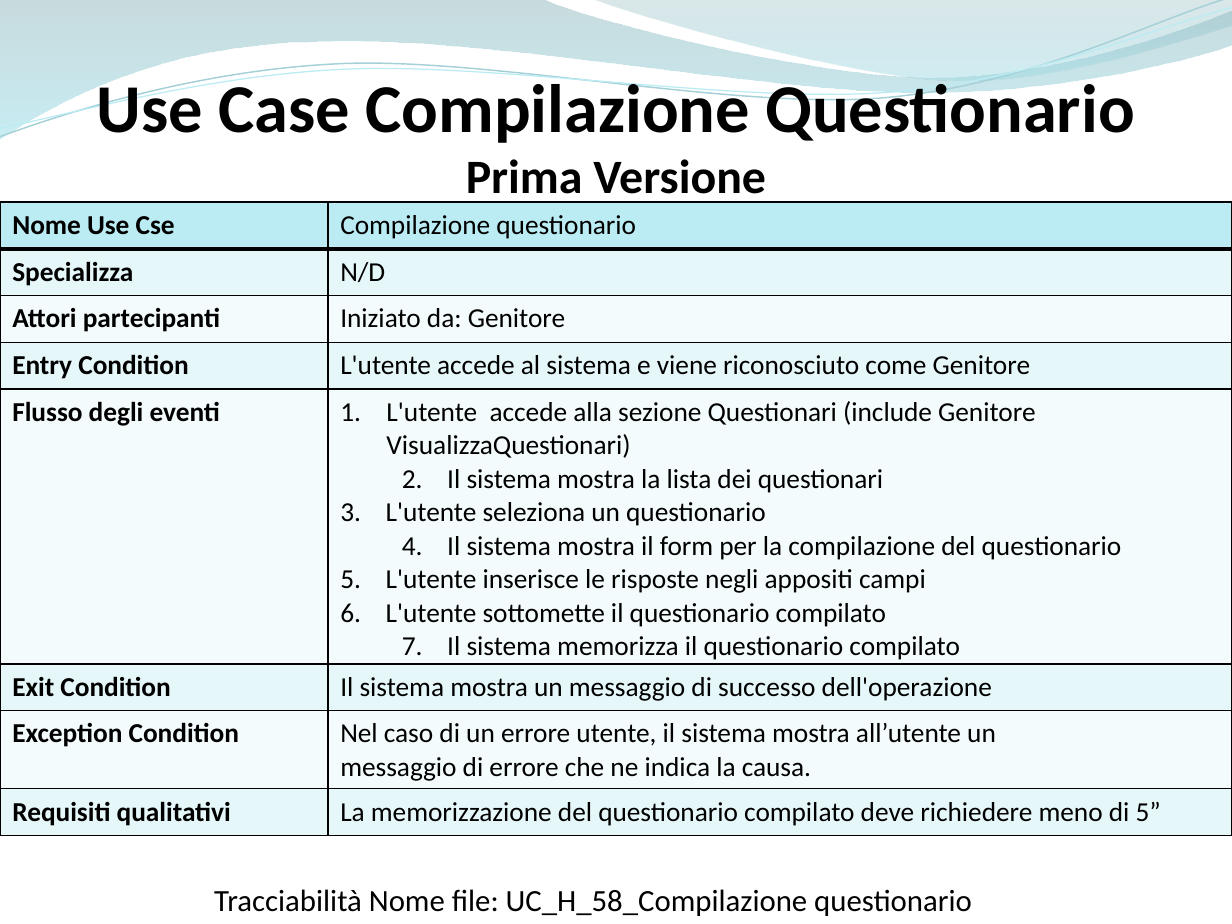
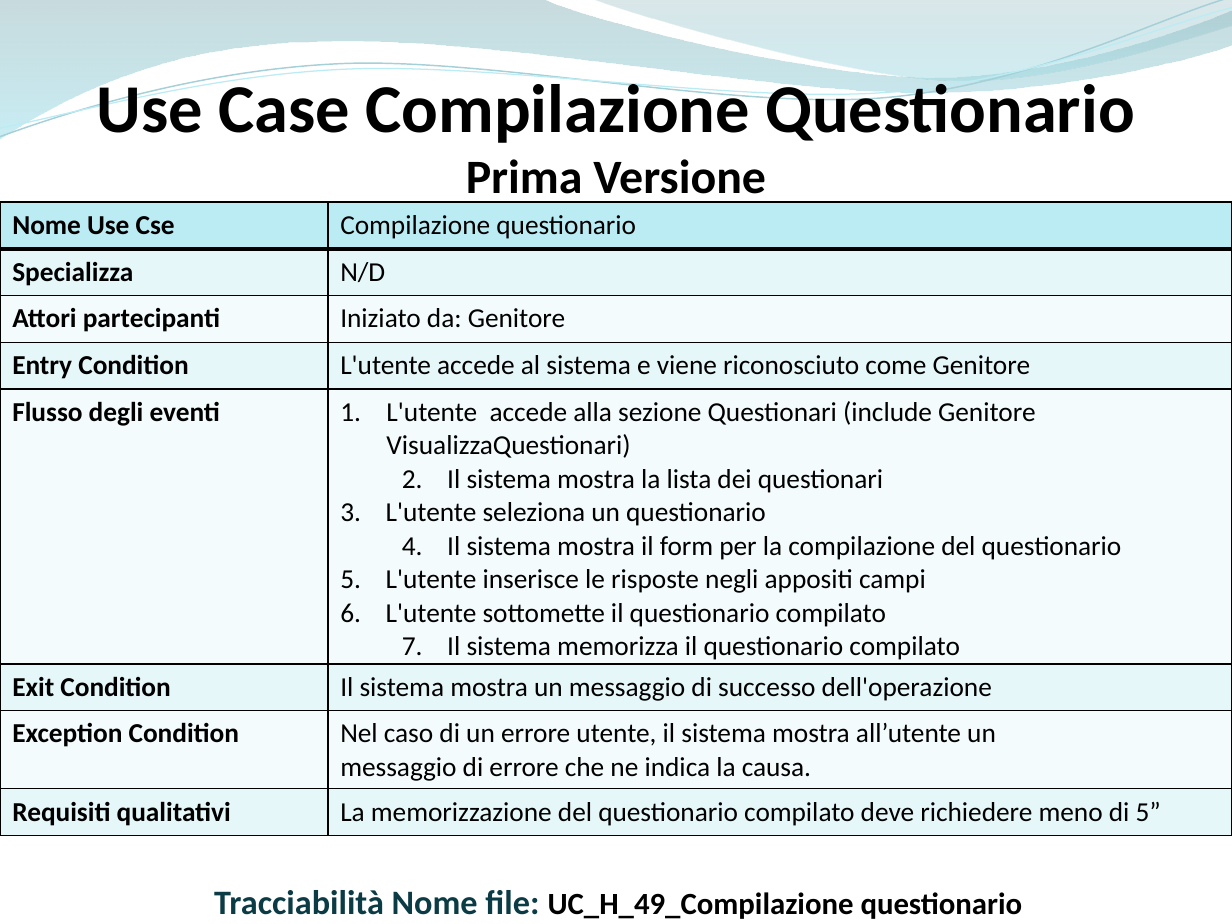
Before and after one commit to ammirate/at-silo, a slide deck: slide 6 of Presentazione/Atsilo3/Atsilo_H_PresentazioneFinale.pptx. Drawn at 1232x924 pixels with LibreOffice and Linux fonts; fonts in the diff are those of the drawing. Boxes give left, top, right and bottom in pixels: in the first picture for what was removed or moved away, otherwise in the second. Text is boxed around its words. In the diff, an @@ line names an element or a change of style, - is before the commit and + after.

```diff
--- a/Presentazione/Atsilo3/Atsilo_H_PresentazioneFinale.pptx
+++ b/Presentazione/Atsilo3/Atsilo_H_PresentazioneFinale.pptx
@@ text at (x1=214, y1=890, x2=1023, y2=919): text changed; bold on @@
-Tracciabilità Nome file: UC_H_58_Compilazione questionario
+Tracciabilità Nome file: UC_H_49_Compilazione questionario
```
Also in this commit, not shown: 4 other slides changed, 2 slides added, 1 other file.
